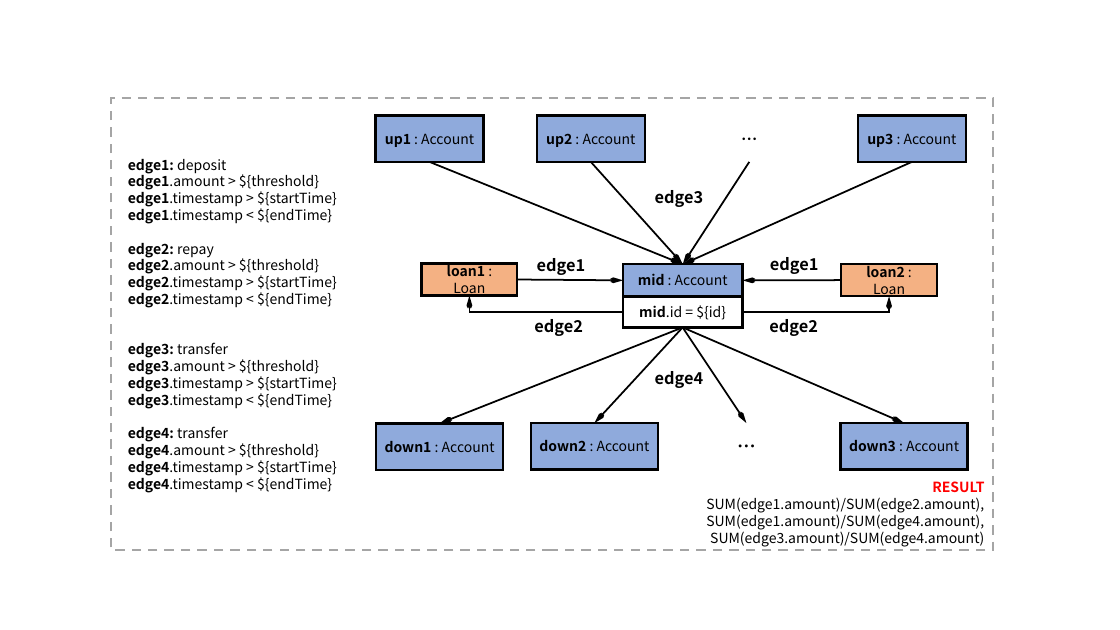
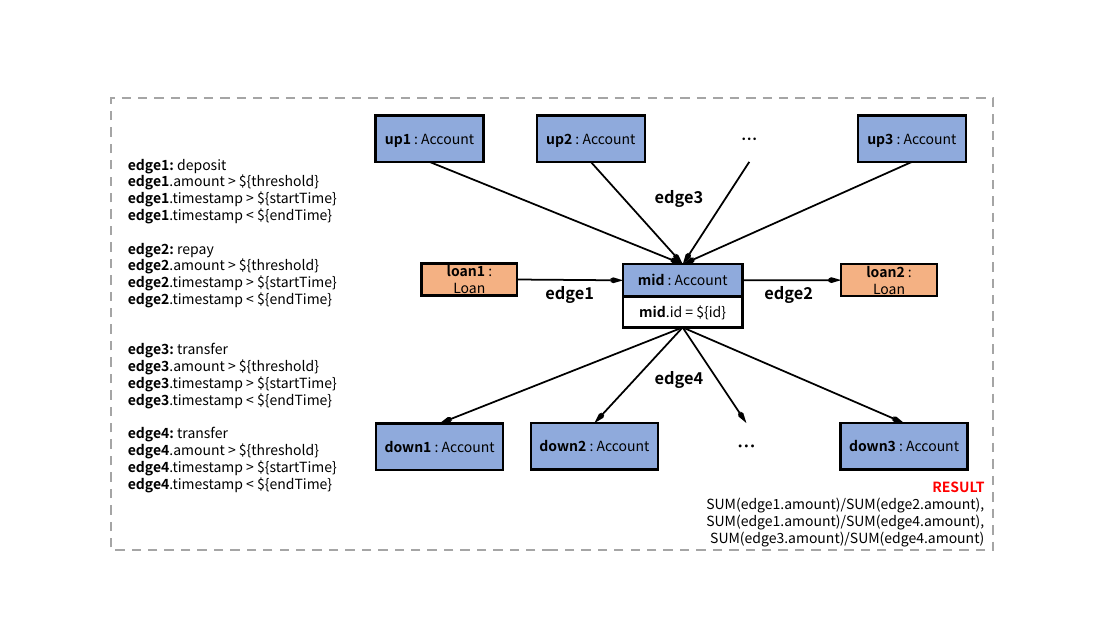
Before and after one commit to ldbc/ldbc_finbench_docs, a slide deck: slide 9 of patterns/transaction-complex-read.pptx. Drawn at 1120x630 pixels with LibreOffice and Linux fonts; fonts in the diff are those of the drawing. Boxes give left, top, right and bottom in pixels: in the first picture for what was removed or moved away, otherwise in the second. Text is boxed around its words. In the diff, an @@ line names an element or a change of style, - is before the commit and + after.

```diff
--- a/patterns/transaction-complex-read.pptx
+++ b/patterns/transaction-complex-read.pptx
@@ text "edge1": place and size @@
-text "edge1" at <box>537,258,586,275</box>
+text "edge1" at <box>545,286,594,303</box>
@@ arrow moved from (841, 280) - (743, 281) to (743, 281) - (841, 280) @@
@@ group removed at <box>470,257,889,336</box>: 2 elbow arrows, 2 texts @@
-edge2
-edge1
@@ text "edge2": place and size @@
-text "edge2" at <box>769,319,818,336</box>
+text "edge2" at <box>764,286,813,303</box>
```
Also in this commit, not shown: 1 other file.
